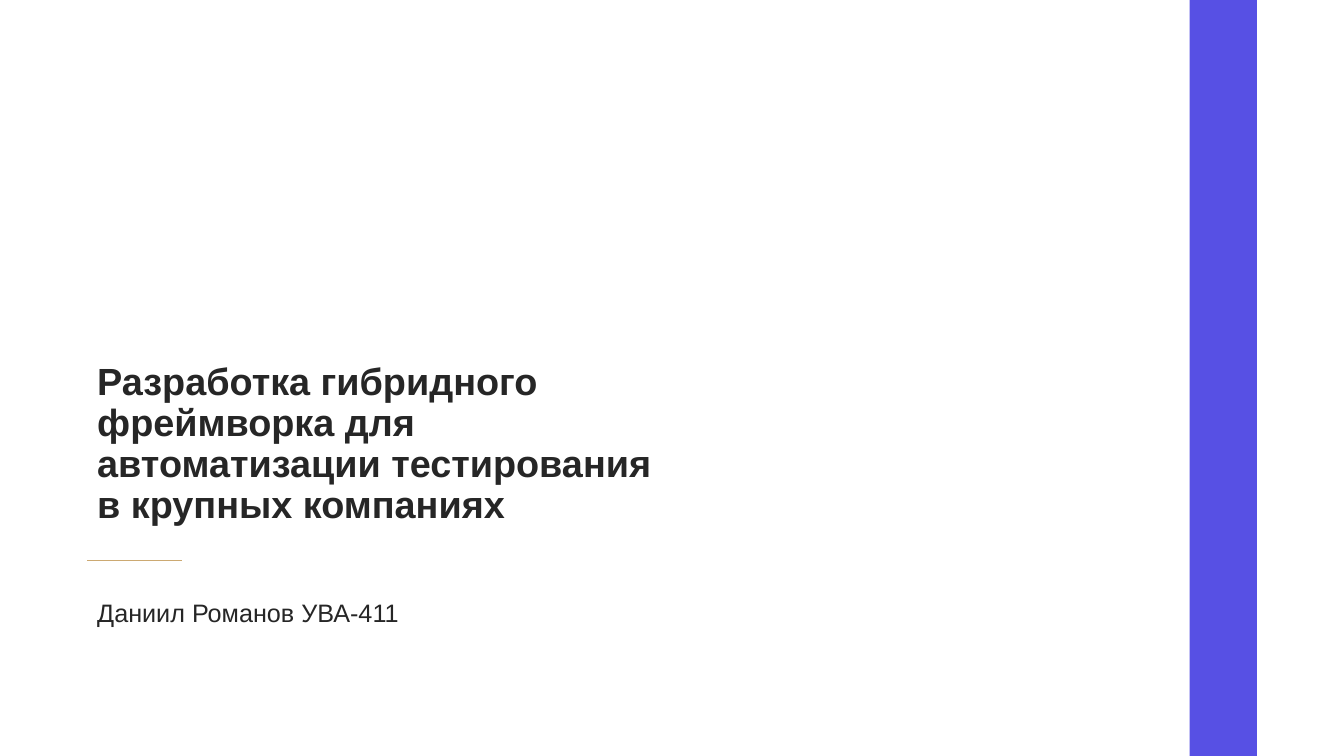
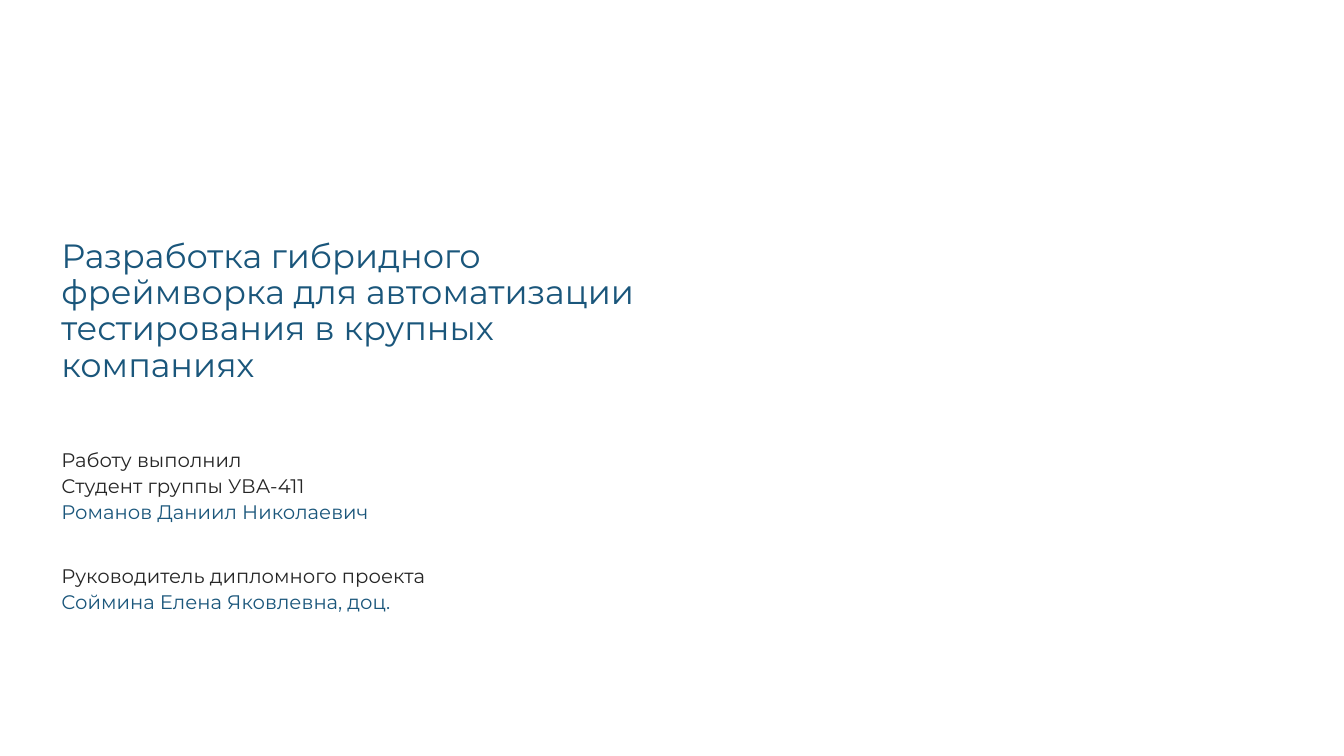
Before and after one commit to DanielRomanoff/practice, a slide deck: slide 1 of презентация.pptx. Drawn at 1344x756 pixels with LibreOffice and Linux fonts; fonts in the diff are those of the drawing; background and template pictures are left out. Boxes give left, top, right and bottom in pixels: in the first picture for what was removed or moved away, otherwise in the second. Text is boxed around its words. In the diff, an @@ line names an element or a change of style, - is before the commit and + after.

```diff
--- a/презентация.pptx
+++ b/презентация.pptx
@@ rectangle removed at box(1190, 0, 1257, 756) @@
@@ title "Разработка гибридного фреймворка для автоматизации ...": place and size @@
-title "Разработка гибридного фреймворка для автоматизации ..." at box(97, 367, 651, 525)
+title "Разработка гибридного фреймворка для автоматизации ..." at box(61, 242, 634, 377)
@@ title "Разработка гибридного фреймворка для автоматизации ..." at box(61, 242, 634, 377): size 27 to 24 pt, font Arial to Montserrat, text colour #262626 to #1A567B, bold off; vertical alignment bottom to middle @@
@@ subtitle at box(61, 452, 425, 612): text changed; size 18 to 14 pt; font Arial to Montserrat @@
-Даниил Романов УВА-411
+Работу выполнил
+Студент группы УВА-411
+Романов Даниил Николаевич
+Руководитель дипломного проекта
+Соймина Елена Яковлевна, доц.
@@ line removed from (87, 561) to (181, 561) @@
```
Also in this commit, not shown: 3 other slides changed, 8 slides added, 10 slides removed, 11 other files.
